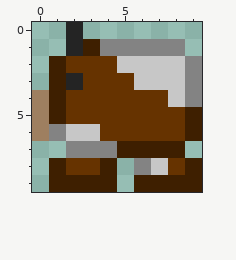
Two states of a pixel-art sprite, MecoImages/Cow.png. Above, as it was before the edit.
The file is 20x20 pixels, drawn in blocks of 2x2; one block is one cell here.
After the commit:
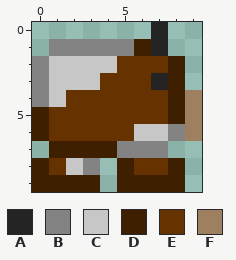
Palette (. is transparent): A #242424  B #838383  C #c7c7c7  D #3e1f00  E #663300  F #9e7f60
Message: Flips Cow, etc.
Changes in this commit:
Changed rows in their new state; - is an unchanged pixel.
first column x 0:
 0 --.----A--
 1 -BBB--DA.-
 2 BCCCCEEED.
 3 BCCC--EAD.
 4 BC------DF
 5 DE------DF
 6 DEEE--CCBF
 7 -DDDDBBB.-
 8 DECB.DEED.
 9 D---.D---.
